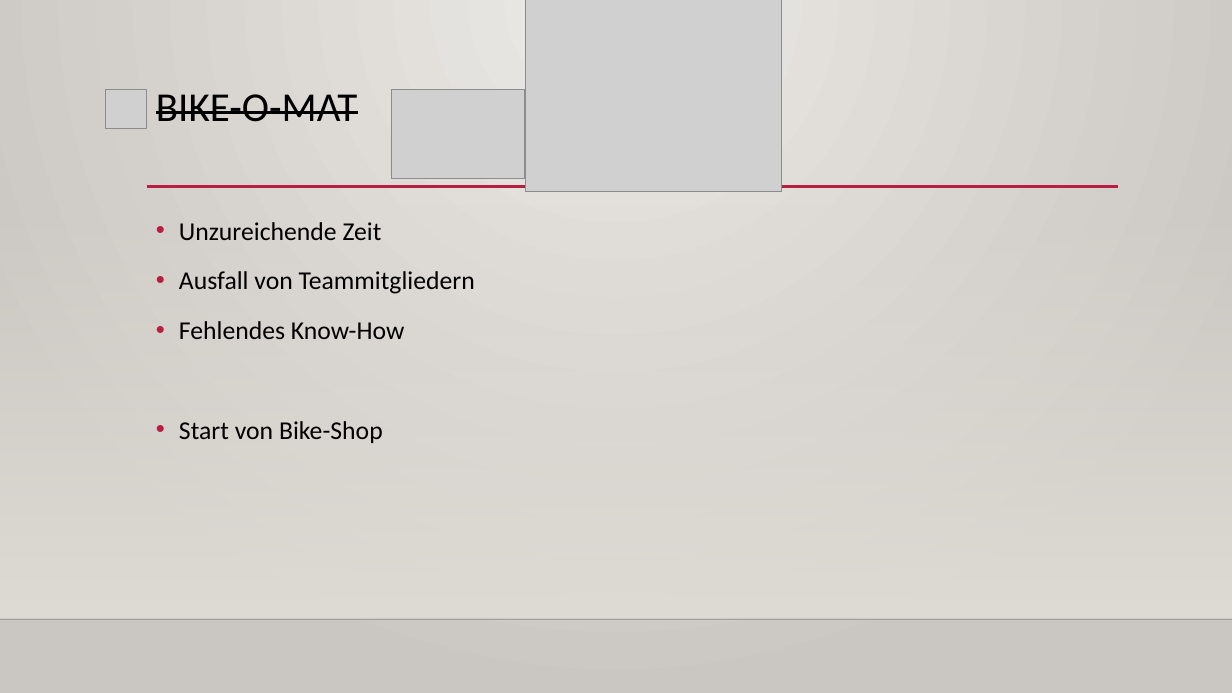
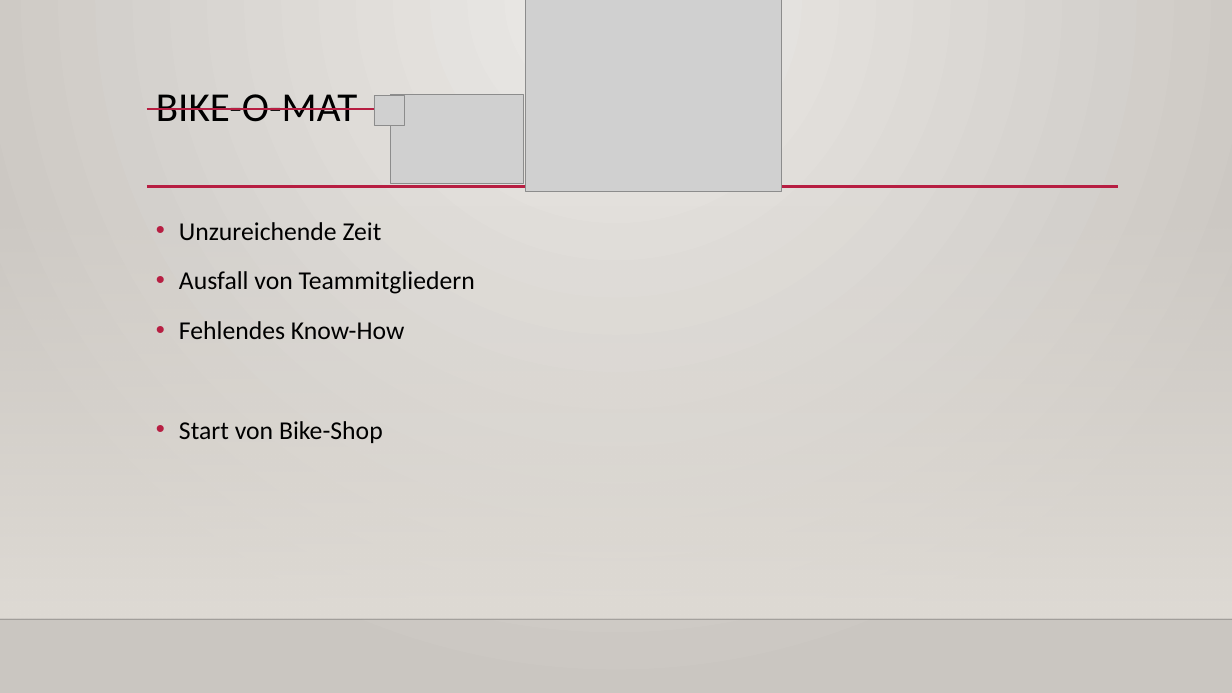
Before and after one commit to AndiSelinger/Bike-Shop, a slide deck: slide 8 of projectfiles/Präsentation/Bike-ShopPräsentation.pptx. Drawn at 1232x693 pixels with LibreOffice and Linux fonts; fonts in the diff are those of the drawing; grey boxes stand for pictures; background and template pictures are left out. Boxes give left, top, right and bottom in pixels: in the first picture for what was removed or moved away, otherwise in the second. Text is boxed around its words. In the diff, an @@ line names an element or a change of style, - is before the commit and + after.

Commit message:
updated presentation

```diff
--- a/projectfiles/Präsentation/Bike-ShopPräsentation.pptx
+++ b/projectfiles/Präsentation/Bike-ShopPräsentation.pptx
@@ title "BIKE-O-MAT" at (156,94,357,122): strikethrough off @@
@@ line added from (147, 109) to (374, 109), #B71E42 2.25 pt @@
@@ picture: place and size @@
-picture at (106,90,147,128)
+picture at (374,96,405,126)
@@ picture: place and size @@
-picture at (391,90,524,178)
+picture at (390,94,523,183)
```
Also in this commit, not shown: 1 other slide changed, 1 slide added, 1 slide removed.
